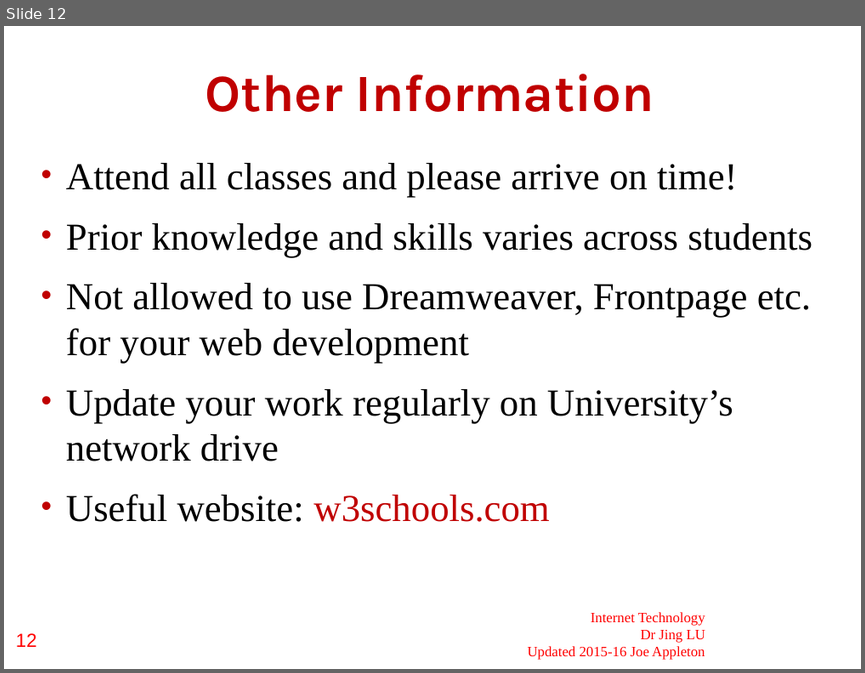
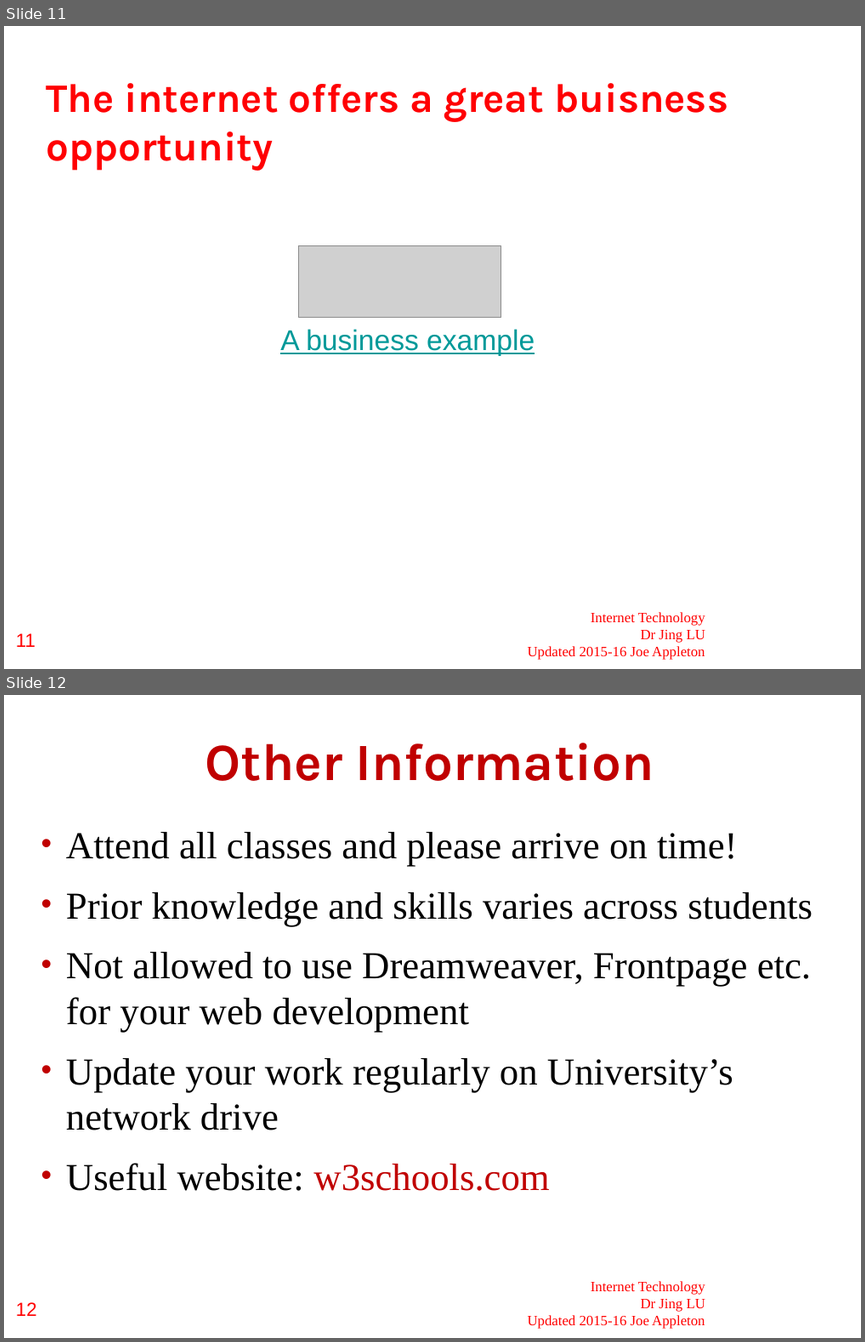
Before and after one commit to joeappleton18/cda400, a slide deck: sessions/week1/slides.pptx. Shown one above the other, each under a label of ours: slide 12 before the commit, slides 11 and 12 after it. The pictures are 865x673 and 865x1342 pixels, drawn with LibreOffice and Linux fonts; fonts in the diff are those of the drawing; grey boxes stand for pictures; background and template pictures are left out. Boxes give left, top, right and bottom in pixels: in the first picture for what was removed or moved away, otherwise in the second. Text is boxed around its words. In the diff, an @@ line names an element or a change of style, - is before the commit and + after.

```diff
--- a/sessions/week1/slides.pptx
+++ b/sessions/week1/slides.pptx
@@ slide 11 added at bbox=[4, 26, 861, 669], background #FFFFFF; not listed: 2 template elements that a slide beside it also shows @@
@@ title added at bbox=[46, 83, 729, 170], 34 pt, text #FF0003, bold @@
+The internet offers a great buisness opportunity
@@ picture added at bbox=[299, 246, 501, 318] @@
@@ text added at bbox=[280, 329, 534, 356], 24 pt, text #009999, underline @@
+A business example
```
Also in this commit, not shown: 1 slide changed, 2 other slides added, 3 slides removed.
